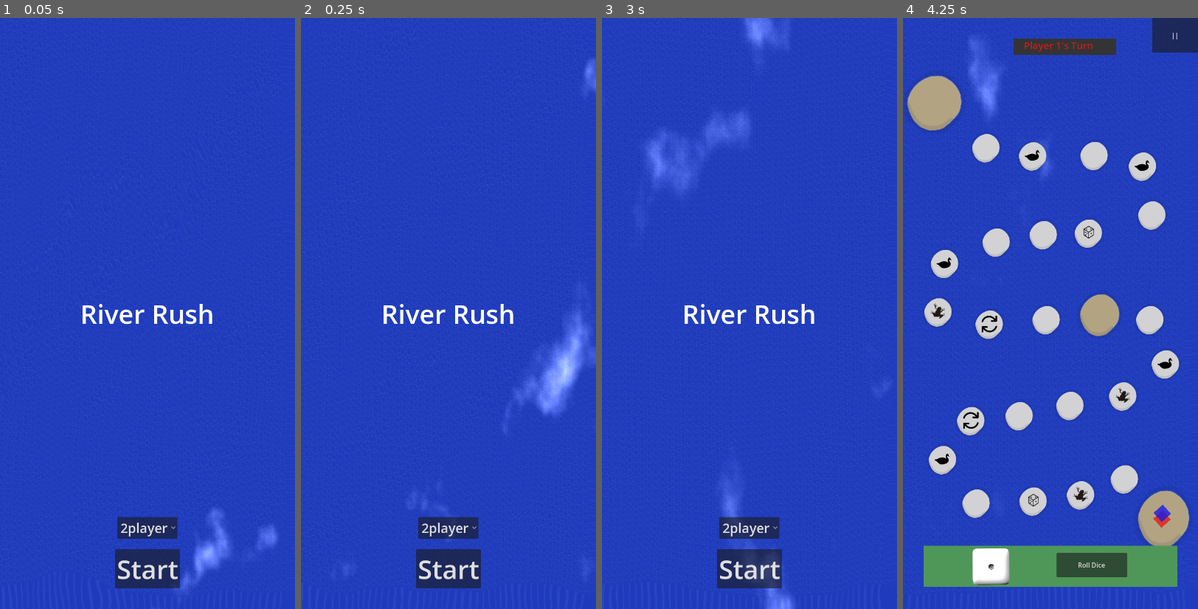
Above: before the commit, frames 1-4 (left to right).
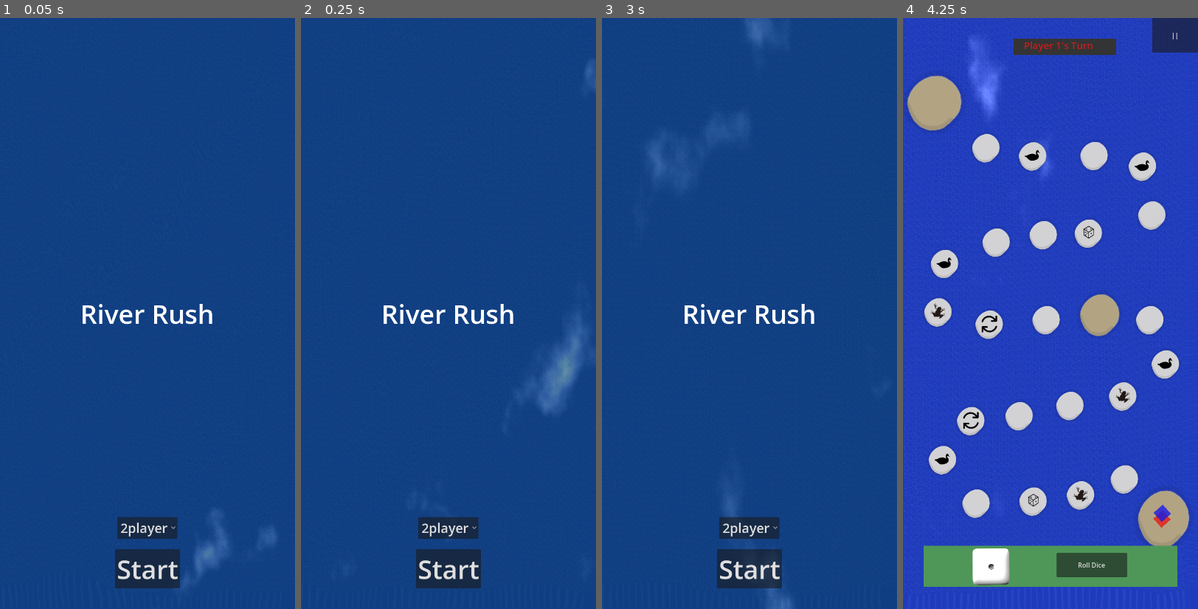
Above: after the commit, the same moments.

Repository: dcryptoniun/RiverRush-Mobile
Game: Godot game, scene res://scenes/main_menu.tscn
Two runs of this game, one before a commit and one after it. Both use one fixed random seed, a clock stepped at 60 frames per second and the inputs below. The engine's default icon, where the game draws it, is replaced by a stand-in: a white triangle on a blue panel in a dark square.
Inputs:
- Up to frame 1 (0.05 s): no input
- Up to frame 2 (0.25 s): no input
- Up to frame 3 (3 s): click "Start" at 0.5 s; click "Roll Dice" at 1.25 s; click "||" at 2 s; click "Main Menu" at 2.75 s
- Up to frame 4 (4.25 s): click "Start" at 3.5 s

The runs differ from the first frame. In frame 1, 97% of the frame differs, in the area x 0-100%, y 0-100%; in frame 2, 97%; in frame 3, 98%; in frame 4, nothing differs.

Commit message:
refactor(game_board): update dice roll logic to use weighted probability
The dice roll logic has been modified to introduce weighted probabilities, where regular faces (1-3) have a 60% chance and brown faces (4-6) have a 40% chance. This change ensures a more balanced and fair gameplay experience.

Diff:
--- a/scenes/main_menu.tscn
+++ b/scenes/main_menu.tscn
@@ -17,13 +17,12 @@
 [node name="RiverTile" parent="CanvasLayer" instance=ExtResource("1_l6cm7")]
 
 [node name="ColorRect" type="ColorRect" parent="CanvasLayer"]
-visible = false
 anchors_preset = 15
 anchor_right = 1.0
 anchor_bottom = 1.0
 grow_horizontal = 2
 grow_vertical = 2
-color = Color(3.60981e-08, 0.259883, 0.259915, 1)
+color = Color(0, 0.258824, 0.258824, 0.47451)
 
 [node name="MarginContainer" type="MarginContainer" parent="CanvasLayer"]
 anchors_preset = 15
--- a/scripts/game_board.gd
+++ b/scripts/game_board.gd
@@ -161,8 +161,16 @@
 		timer.queue_free()
 		stop_timer.queue_free()
 
-		# Generate final random value (1-6 representing 1,2,3,1_b,2_b,3_b)
-		current_dice_value = randi() % 6 + 1
+		# Generate final random value with weighted probability
+		# Regular faces (1-3) should have 60% probability
+		# Brown faces (4-6) should have 40% probability
+		var random_value = randf()
+		if random_value < 0.6:
+			# 60% chance for regular faces (1-3)
+			current_dice_value = randi() % 3 + 1
+		else:
+			# 40% chance for brown faces (4-6)
+			current_dice_value = randi() % 3 + 4
 
 		# Update dice display with final value
 		if dice_display:
